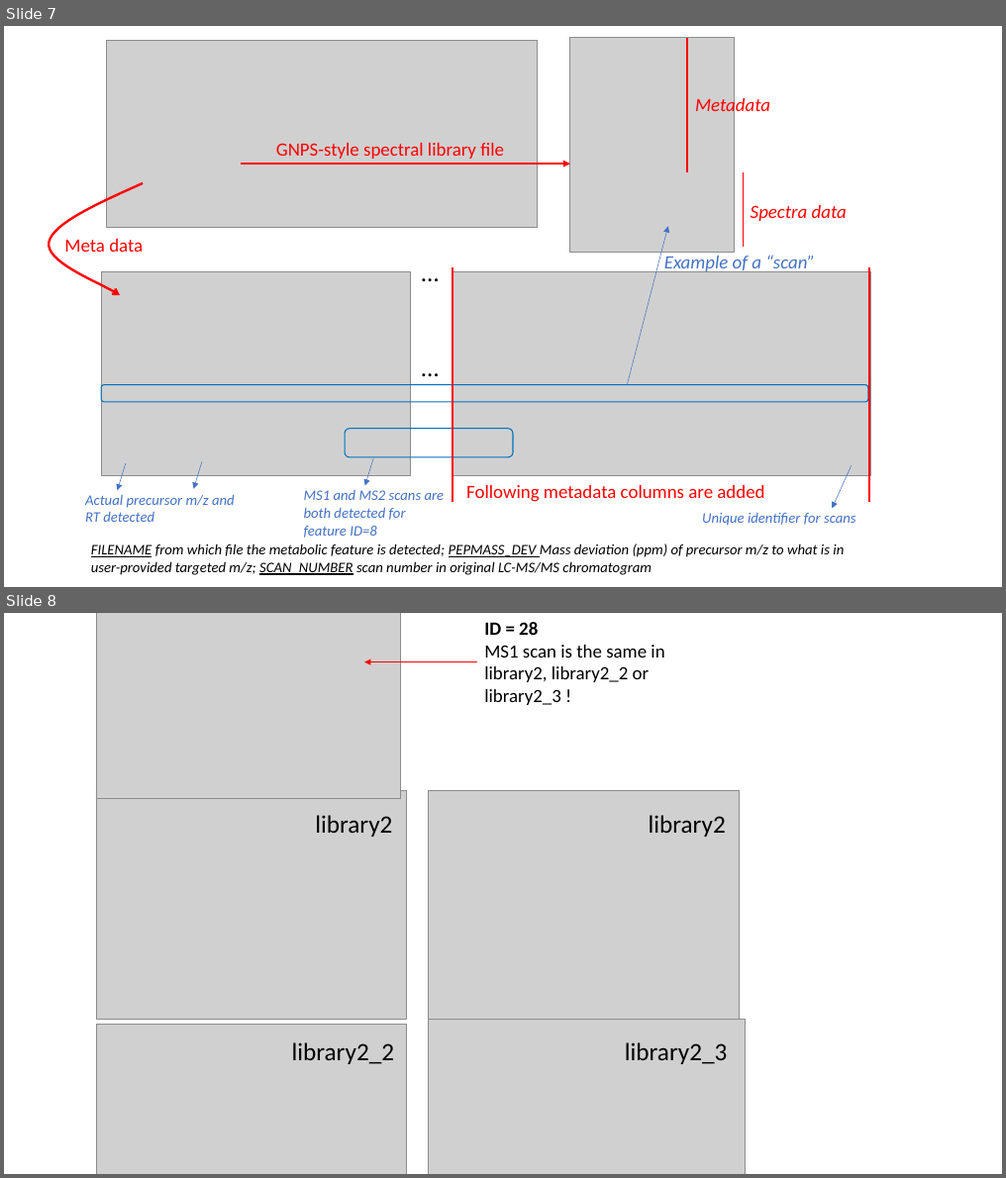
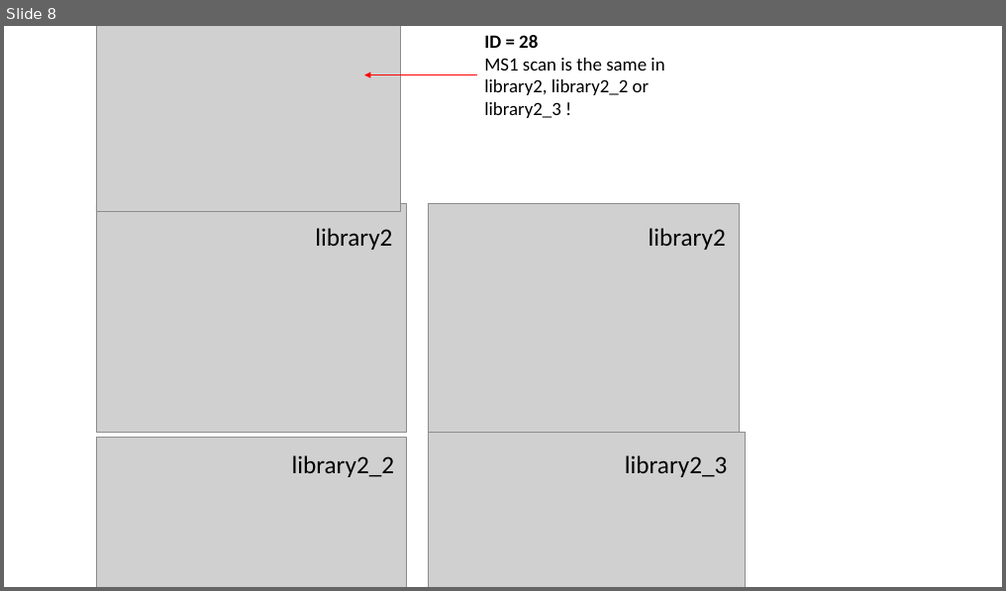
Before and after one commit to daniellyz/MergeION, a slide deck: inst/tmp.pptx. Shown one above the other, each under a label of ours: slides 7 and 8 before the commit, slide 8 after it. The pictures are 1006x1178 and 1006x591 pixels, drawn with LibreOffice and Linux fonts; fonts in the diff are those of the drawing; grey boxes stand for pictures. Boxes give left, top, right and bottom in pixels: in the first picture for what was removed or moved away, otherwise in the second. Text is boxed around its words. In the diff, an @@ line names an element or a change of style, - is before the commit and + after.

Commit message:
Update multicharge and library reporter

```diff
--- a/inst/tmp.pptx
+++ b/inst/tmp.pptx
@@ slide 7 removed at [4, 26, 1002, 587], background #FFFFFF @@
@@ rectangle removed at [43, 27, 889, 587] @@
@@ picture removed at [107, 40, 537, 227] @@
@@ picture removed at [570, 37, 734, 252] @@
@@ line removed from (687, 37) to (687, 172) @@
@@ text removed at [695, 96, 770, 117] @@
-Metadata
@@ text removed at [276, 143, 504, 159] @@
-GNPS-style spectral library file
@@ arrow removed from (242, 164) to (570, 164) @@
@@ line removed from (743, 172) to (743, 247) @@
@@ freeform shape removed at [49, 183, 143, 295] @@
@@ arrow removed from (627, 385) to (668, 227) @@
@@ text removed at [750, 205, 846, 221] @@
-Spectra data
@@ text removed at [64, 239, 143, 252] @@
-Meta data
@@ text removed at [405, 254, 454, 291] @@
-…
@@ text removed at [664, 255, 815, 274] @@
-Example of a “scan”
@@ picture removed at [101, 272, 410, 475] @@
@@ picture removed at [452, 273, 870, 475] @@
@@ line removed from (452, 268) to (452, 502) @@
@@ line removed from (869, 268) to (869, 502) @@
@@ text removed at [392, 348, 469, 385] @@
-…
@@ rounded rectangle removed at [101, 385, 868, 402] @@
@@ rounded rectangle removed at [345, 429, 513, 458] @@
@@ arrow removed from (126, 464) to (117, 491) @@
@@ arrow removed from (202, 463) to (193, 489) @@
@@ arrow removed from (373, 459) to (364, 485) @@
@@ arrow removed from (851, 467) to (832, 509) @@
@@ text removed at [85, 495, 235, 522] @@
-Actual precursor m/z and RT detected
@@ text removed at [304, 490, 445, 538] @@
-MS1 and MS2 scans are both detected for feature ID=8
@@ text removed at [466, 485, 764, 502] @@
-Following metadata columns are added
@@ text removed at [702, 513, 856, 526] @@
-Unique identifier for scans
@@ text removed at [91, 544, 844, 575] @@
-FILENAME from which file the metabolic feature is detected; PEPMASS_DEV Mass deviation (ppm) of precursor m/z to what is in user-provided targeted m/z; SCAN_NUMBER scan number in original LC-MS/MS chromatogram
```
Also in this commit, not shown: 2 slides changed, 1 slide added, 24 other files.
